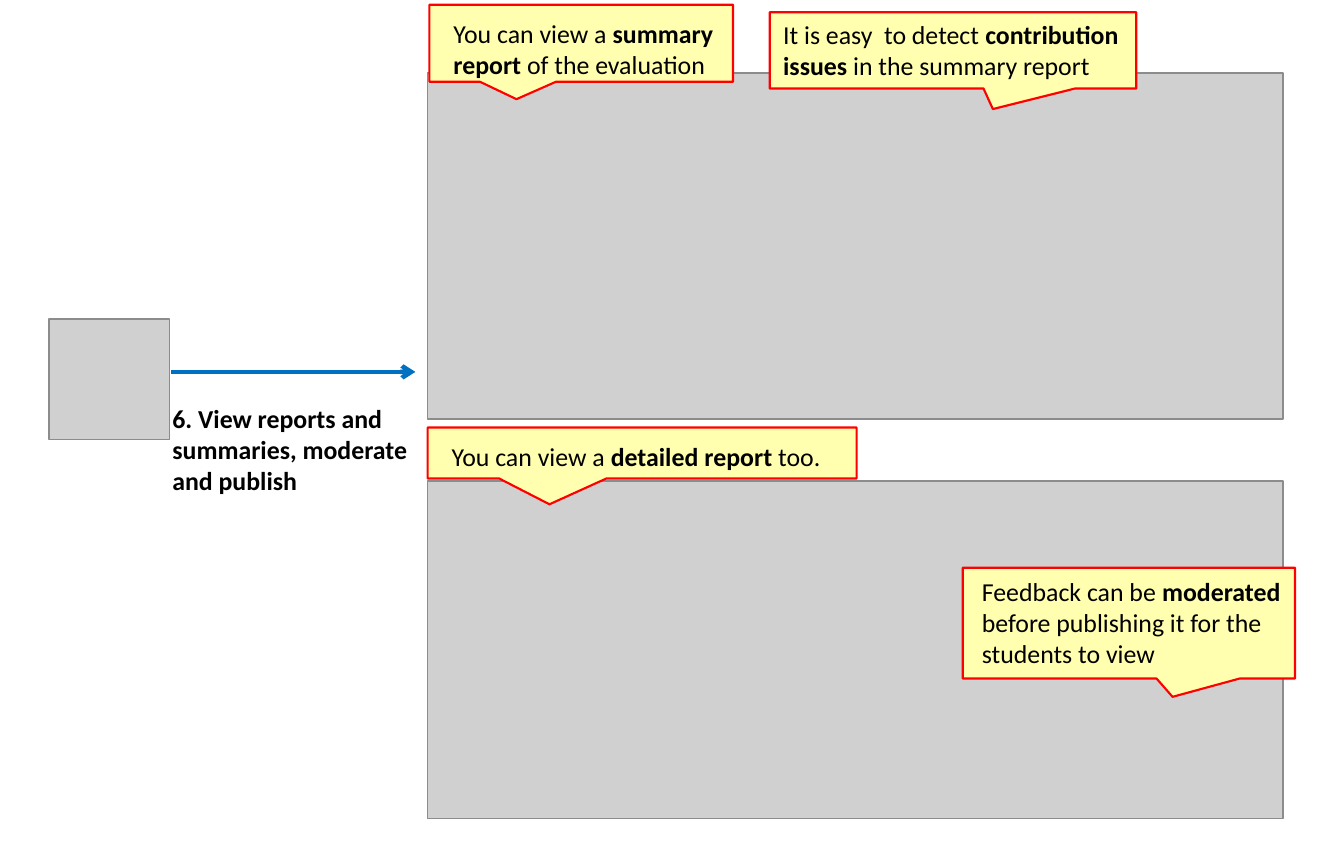
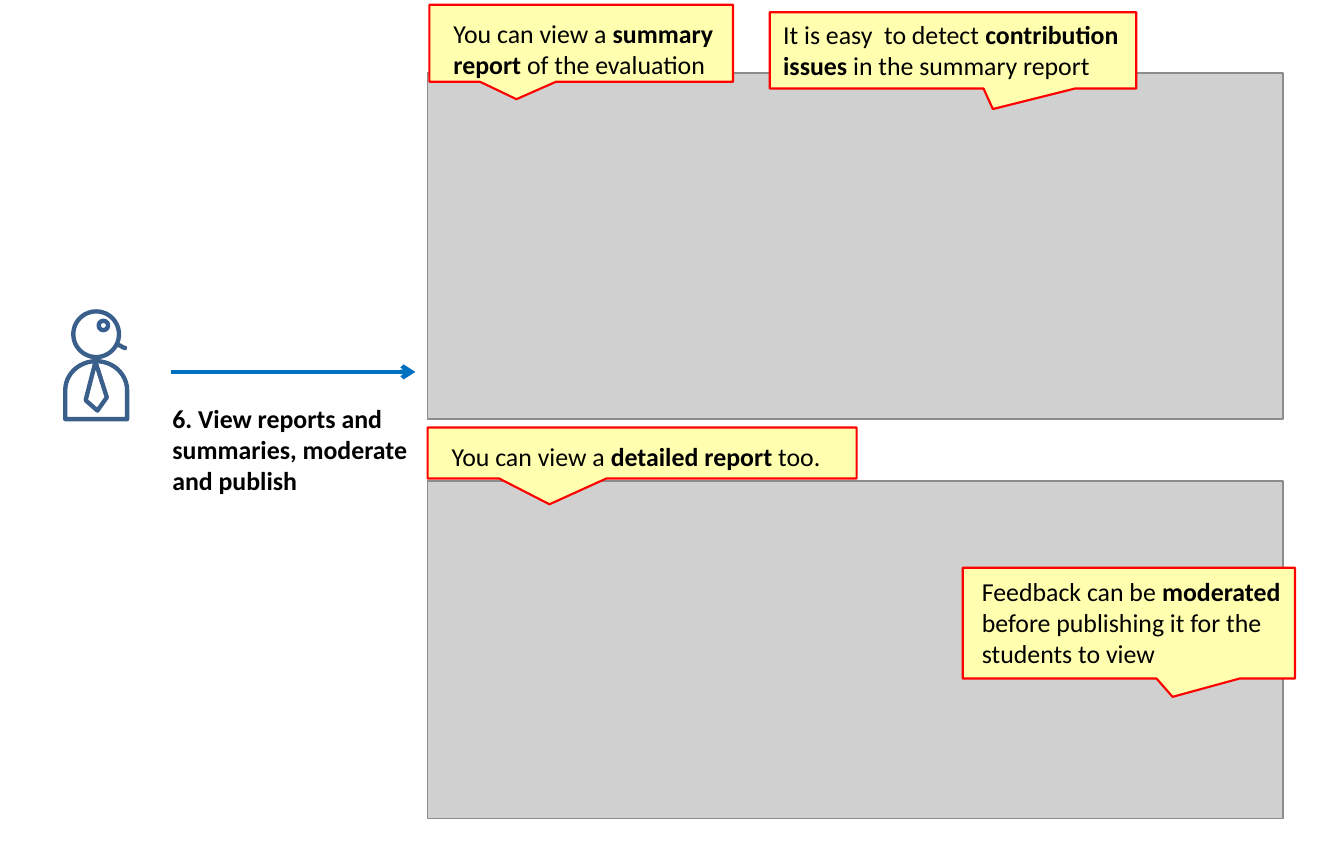
Before and after one commit to Nalinc/nalinchhibber-teammates, a slide deck: slide 1 of doc/mockups/features-screenshots/feature6-Reports.pptx. Drawn at 1344x855 pixels with LibreOffice and Linux fonts; fonts in the diff are those of the drawing; grey boxes stand for pictures. Boxes give left, top, right and bottom in pixels: in the first picture for what was removed or moved away, otherwise in the second. Text is boxed around its words. In the diff, an @@ line names an element or a change of style, - is before the commit and + after.

```diff
--- a/doc/mockups/features-screenshots/feature6-Reports.pptx
+++ b/doc/mockups/features-screenshots/feature6-Reports.pptx
@@ picture removed at (50,320,171,441) @@
@@ group added at (64,312,127,420): 2 ellipses, 2 freeform shapes, 1 flow chart delay @@
```
Also in this commit, not shown: 31 other files.
